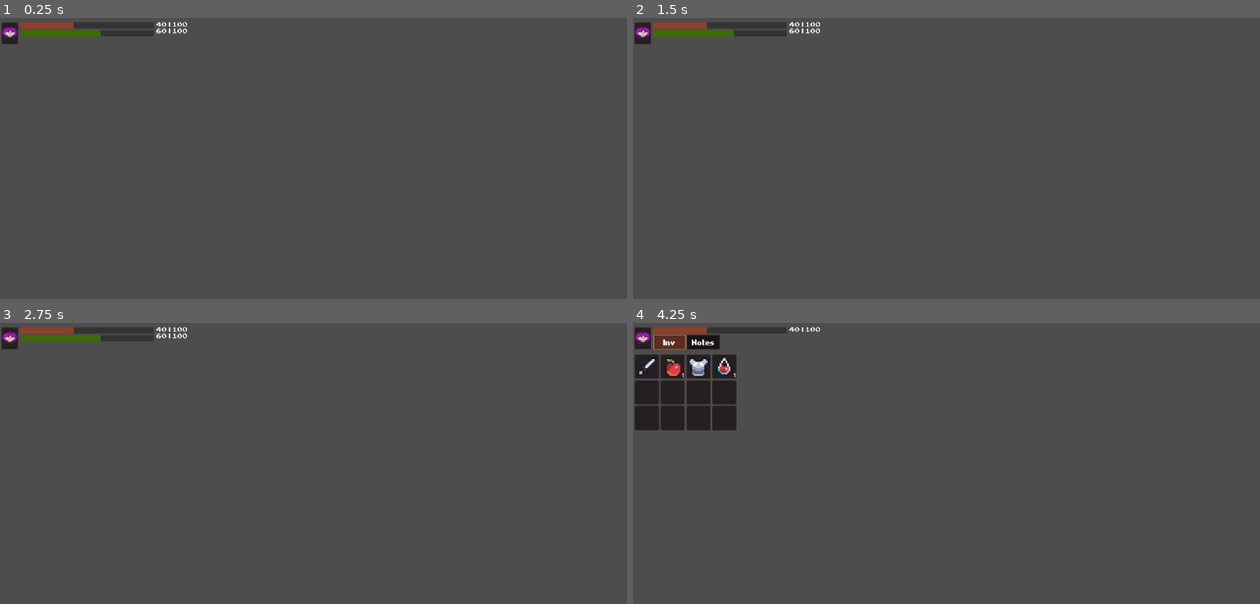
Above: before the commit, frames 1-4 (two rows, left to right).
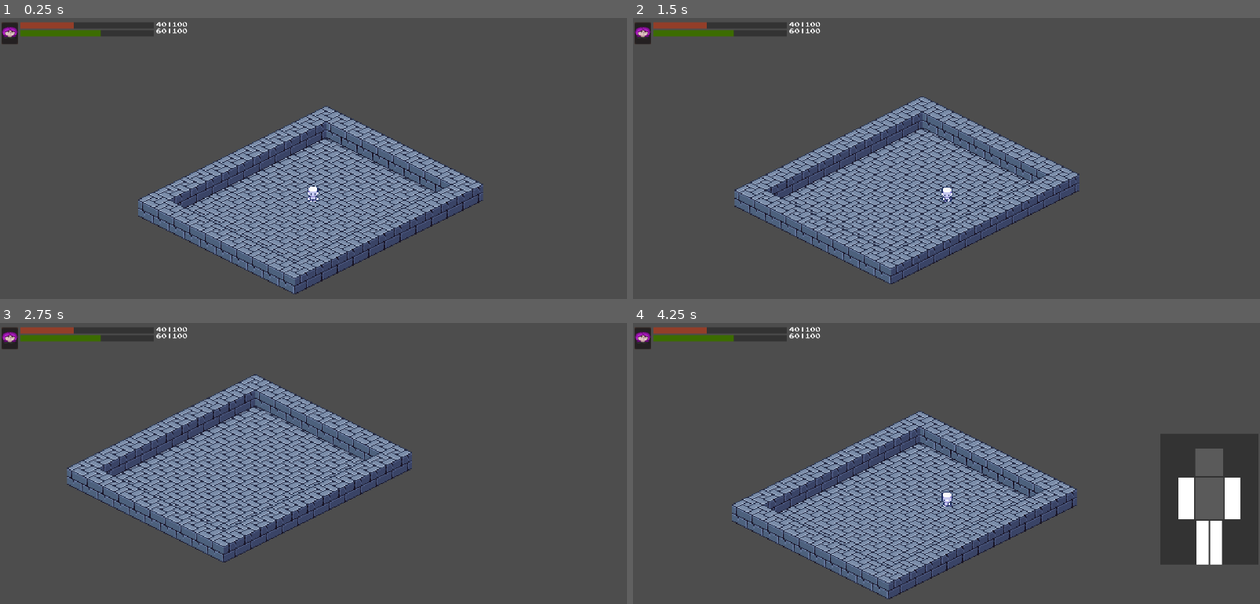
Above: after the commit, the same moments.

Repository: yeszvq/podval2_demo
Game: Godot game, scene res://scene/game/level/test_level.tscn
Two runs of this game, one before a commit and one after it. Both use one fixed random seed, a clock stepped at 60 frames per second and the inputs below.
Inputs (mouse positions are in pixels of both pictures, inside the frame that each line leads up to):
- Up to frame 1 (0.25 s): no input
- Up to frame 2 (1.5 s): tap Enter at 0.5 s; move the mouse to (1084, 175) at 0.52 s; press the mouse at (1084, 175) at 0.53 s; hold D (right) 0.53-1.28 s; move the mouse to (821, 211) at 1.27 s; release the mouse at (821, 211) at 1.28 s; hold S (down) from 1.28 s (still down); tap E (action_e) at 1.35 s
- Up to frame 3 (2.75 s): click (188, 516) at 1.55 s; move the mouse to (376, 421) at 2.02 s; release S (down) at 2.03 s; press the mouse at (376, 421) at 2.03 s; hold D (right) from 2.03 s (still down)
- Up to frame 4 (4.25 s): move the mouse to (915, 570) at 2.77 s; release D (right) at 2.78 s; release the mouse at (915, 570) at 2.78 s; hold W (up) 2.78-3.53 s; tap Tab (open_invetory) at 2.85 s; click (915, 570) at 3.05 s; move the mouse to (1134, 553) at 3.52 s; hold A (left) from 3.53 s (still down); hold Right mouse button (right_mouse) from 3.53 s (still down); click (1134, 553) at 3.8 s; tap H (open_part_menu, bound only after the commit) at 4.15 s

The runs differ from the first frame. In frame 1, 19% of the frame differs, in the area x 22-78%, y 31-99%; in frame 2, 19%; in frame 3, 19%; in frame 4, 30%, in the area x 0-100%, y 3-99%.

Commit message:
Новая вкладка для взаимодействия с частями тела
Сделал внешний вид вкладки, а так же прописал её открытие и закрытие.

Diff:
--- a/project.godot
+++ b/project.godot
@@ -82,6 +82,11 @@
 "events": [Object(InputEventMouseButton,"resource_local_to_scene":false,"resource_name":"","device":-1,"window_id":0,"a …(253 unchanged characters)…
 ]
 }
+open_part_menu={
+"deadzone": 0.5,
+"events": [Object(InputEventKey,"resource_local_to_scene":false,"resource_name":"","device":-1,"window_id":0,"alt_pressed":false,"shift_pressed":false,"ctrl_pressed":false,"meta_pressed":false,"pressed":false,"keycode":0,"physical_keycode":72,"key_label":0,"unicode":104,"echo":false,"script":null)
+]
+}
 
 [layer_names]
 
--- a/scene/game/level/test_level.tscn
+++ b/scene/game/level/test_level.tscn
@@ -13,6 +13,10 @@
 [ext_resource type="FontFile" uid="uid://dd24tgr863681" path="res://assets/font/bitcell_memesbruh03.ttf" id="9_jd0m0"]
 [ext_resource type="PackedScene" uid="uid://beafq4imka17d" path="res://scene/game/items/apple.tscn" id="11_s5wqk"]
 [ext_resource type="PackedScene" uid="uid://cluxielsa6noc" path="res://scene/menu/inventory_ui/note_button_this.tscn" id="12_ck11r"]
+[ext_resource type="Texture2D" uid="uid://cp4c3vu1a12jk" path="res://assets/sprite/ui/human_part/head_part.png" id="13_qgxu8"]
+[ext_resource type="Texture2D" uid="uid://dcr83c2qbb8n2" path="res://assets/sprite/ui/human_part/arm_part.png" id="14_57pgf"]
+[ext_resource type="Texture2D" uid="uid://ctyv6h4dq7gi8" path="res://assets/sprite/ui/human_part/body_part.png" id="15_sq6fb"]
+[ext_resource type="Texture2D" uid="uid://b1w8k7ye2r8tu" path="res://assets/sprite/ui/human_part/leg_part.png" id="16_7kt8k"]
 
 [sub_resource type="TileSetAtlasSource" id="TileSetAtlasSource_3d2jg"]
 texture = ExtResource("1_t7mr3")
@@ -185,12 +189,14 @@
 [sub_resource type="StyleBoxFlat" id="StyleBoxFlat_fs8tr"]
 bg_color = Color(0, 0, 0, 0)
 
+[sub_resource type="StyleBoxFlat" id="StyleBoxFlat_tqa4h"]
+bg_color = Color(0.6, 0.6, 0.6, 0)
+
 [node name="test_level" type="Node2D"]
 y_sort_enabled = true
 metadata/_edit_vertical_guides_ = [-232.0]
 
 [node name="TileMap" type="TileMap" parent="."]
-visible = false
 y_sort_enabled = true
 position = Vector2(0, -7)
 tile_set = SubResource("TileSet_3sp4n")
@@ -208,7 +214,6 @@
 script = ExtResource("2_xkvuo")
 
 [node name="player" parent="." instance=ExtResource("2_pdvt1")]
-visible = false
 position = Vector2(35, 43)
 
 [node name="CanvasLayer" type="CanvasLayer" parent="."]
@@ -287,6 +292,7 @@
 show_percentage = false
 
 [node name="buttons_typemenu" type="HBoxContainer" parent="CanvasLayer/HUD/MarginContainer/VBoxContainer/header/VBoxContainer"]
+visible = false
 layout_mode = 2
 
 [node name="typemenu_inv" type="TextureButton" parent="CanvasLayer/HUD/MarginContainer/VBoxContainer/header/VBoxContainer/buttons_typemenu" groups=["typemenu"]]
@@ -755,6 +761,101 @@
 horizontal_alignment = 1
 vertical_alignment = 1
 
+[node name="PanelContainer" type="PanelContainer" parent="CanvasLayer/HUD/MarginContainer"]
+visible = false
+layout_mode = 2
+theme_override_styles/panel = SubResource("StyleBoxFlat_tqa4h")
+
+[node name="VBoxContainer" type="VBoxContainer" parent="CanvasLayer/HUD/MarginContainer/PanelContainer"]
+layout_mode = 2
+
+[node name="Control" type="Control" parent="CanvasLayer/HUD/MarginContainer/PanelContainer/VBoxContainer"]
+layout_mode = 2
+size_flags_vertical = 3
+
+[node name="HBoxContainer" type="HBoxContainer" parent="CanvasLayer/HUD/MarginContainer/PanelContainer/VBoxContainer"]
+layout_mode = 2
+
+[node name="Control" type="Control" parent="CanvasLayer/HUD/MarginContainer/PanelContainer/VBoxContainer/HBoxContainer"]
+layout_mode = 2
+size_flags_horizontal = 3
+
+[node name="ColorRect" type="ColorRect" parent="CanvasLayer/HUD/MarginContainer/PanelContainer/VBoxContainer/HBoxContainer"]
+custom_minimum_size = Vector2(300, 400)
+layout_mode = 2
+color = Color(0.2, 0.2, 0.2, 1)
+
+[node name="part_tab" type="VBoxContainer" parent="CanvasLayer/HUD/MarginContainer/PanelContainer/VBoxContainer/HBoxContainer/ColorRect"]
+layout_mode = 1
+anchors_preset = 15
+anchor_right = 1.0
+anchor_bottom = 1.0
+grow_horizontal = 2
+grow_vertical = 2
+
+[node name="HBoxContainer" type="HBoxContainer" parent="CanvasLayer/HUD/MarginContainer/PanelContainer/VBoxContainer/HBoxContainer/ColorRect/part_tab"]
+layout_mode = 2
+size_flags_vertical = 3
+
+[node name="Control" type="Control" parent="CanvasLayer/HUD/MarginContainer/PanelContainer/VBoxContainer/HBoxContainer/ColorRect/part_tab/HBoxContainer"]
+layout_mode = 2
+size_flags_horizontal = 3
+
+[node name="TextureRect" type="TextureRect" parent="CanvasLayer/HUD/MarginContainer/PanelContainer/VBoxContainer/HBoxContainer/ColorRect/part_tab/HBoxContainer"]
+modulate = Color(0.352941, 0.352941, 0.352941, 1)
+layout_mode = 2
+size_flags_horizontal = 6
+size_flags_vertical = 8
+texture = ExtResource("13_qgxu8")
+stretch_mode = 2
+
+[node name="Control2" type="Control" parent="CanvasLayer/HUD/MarginContainer/PanelContainer/VBoxContainer/HBoxContainer/ColorRect/part_tab/HBoxContainer"]
+layout_mode = 2
+size_flags_horizontal = 3
+
+[node name="HBoxContainer2" type="HBoxContainer" parent="CanvasLayer/HUD/MarginContainer/PanelContainer/VBoxContainer/HBoxContainer/ColorRect/part_tab"]
+layout_mode = 2
+size_flags_vertical = 3
+
+[node name="TextureRect3" type="TextureRect" parent="CanvasLayer/HUD/MarginContainer/PanelContainer/VBoxContainer/HBoxContainer/ColorRect/part_tab/HBoxContainer2" groups=["part_human_texture"]]
+layout_mode = 2
+size_flags_horizontal = 10
+texture = ExtResource("14_57pgf")
+
+[node name="TextureRect" type="TextureRect" parent="CanvasLayer/HUD/MarginContainer/PanelContainer/VBoxContainer/HBoxContainer/ColorRect/part_tab/HBoxContainer2"]
+modulate = Color(0.352941, 0.352941, 0.352941, 1)
+layout_mode = 2
+texture = ExtResource("15_sq6fb")
+
+[node name="TextureRect2" type="TextureRect" parent="CanvasLayer/HUD/MarginContainer/PanelContainer/VBoxContainer/HBoxContainer/ColorRect/part_tab/HBoxContainer2" groups=["part_human_texture"]]
+layout_mode = 2
+size_flags_horizontal = 2
+texture = ExtResource("14_57pgf")
+
+[node name="HBoxContainer3" type="HBoxContainer" parent="CanvasLayer/HUD/MarginContainer/PanelContainer/VBoxContainer/HBoxContainer/ColorRect/part_tab"]
+layout_mode = 2
+size_flags_vertical = 3
+
+[node name="Control2" type="Control" parent="CanvasLayer/HUD/MarginContainer/PanelContainer/VBoxContainer/HBoxContainer/ColorRect/part_tab/HBoxContainer3"]
+layout_mode = 2
+size_flags_horizontal = 3
+
+[node name="TextureRect" type="TextureRect" parent="CanvasLayer/HUD/MarginContainer/PanelContainer/VBoxContainer/HBoxContainer/ColorRect/part_tab/HBoxContainer3" groups=["part_human_texture"]]
+layout_mode = 2
+texture = ExtResource("16_7kt8k")
+
+[node name="TextureRect2" type="TextureRect" parent="CanvasLayer/HUD/MarginContainer/PanelContainer/VBoxContainer/HBoxContainer/ColorRect/part_tab/HBoxContainer3" groups=["part_human_texture"]]
+layout_mode = 2
+texture = ExtResource("16_7kt8k")
+
+[node name="Control" type="Control" parent="CanvasLayer/HUD/MarginContainer/PanelContainer/VBoxContainer/HBoxContainer/ColorRect/part_tab/HBoxContainer3"]
+layout_mode = 2
+size_flags_horizontal = 3
+
+[node name="Control2" type="Control" parent="CanvasLayer/HUD/MarginContainer/PanelContainer/VBoxContainer"]
+layout_mode = 2
+size_flags_vertical = 3
+
 [node name="item_apple" parent="." instance=ExtResource("11_s5wqk")]
 visible = false
 z_index = 1
--- a/src/events.gd
+++ b/src/events.gd
@@ -6,3 +6,4 @@
 
 #работа с инветнатрём
 signal open_inventory
+signal open_part_menu
--- a/src/hero.gd
+++ b/src/hero.gd
@@ -76,7 +76,8 @@
 		Inventory.set_item(Global.items[names_item[1]])
 		area_loc.queue_free()
 		item_area = false
-
+	elif event.is_action_released("open_part_menu"):
+		Events.emit_signal("open_part_menu")
 func _physics_process(delta):
 	get_input()
 	move_and_slide()
--- a/src/ui_game/HUD.gd
+++ b/src/ui_game/HUD.gd
@@ -20,7 +20,8 @@
 var note_name
 var note_desc
 var scroll_vbox
-
+var part_hud
+var test
 
 #эти перменные нужны для корректировки выделения кнопок
 #в каждом из массивов 0 - typemenu 1 - typeslot
@@ -43,11 +44,14 @@
 	notes_shablon = $MarginContainer/VBoxContainer/notes_main/HBoxContainer/ColorRect/MarginContainer/HBoxContainer/notes_shablon
 	note_name = $MarginContainer/VBoxContainer/notes_main/HBoxContainer/ColorRect/MarginContainer/HBoxContainer/notes_shablon/HBoxContainer/note_name
 	note_desc = $MarginContainer/VBoxContainer/notes_main/HBoxContainer/ColorRect/MarginContainer/HBoxContainer/notes_shablon/ColorRect2/MarginContainer/note_desc
+	part_hud = $MarginContainer/PanelContainer
+	test = $MarginContainer/VBoxContainer
 	#вызов функций при старте
 	hide_menu_inv()
 
 	#подключение сигналов
 	Events.connect("open_inventory", open_button)
+	Events.connect("open_part_menu", open_part_menu)
 	button_back_notes.gui_input.connect(button_back_notes_action)
 
 	for i in get_tree().get_nodes_in_group("typemenu"):
@@ -62,6 +66,15 @@
 	for i in get_tree().get_nodes_in_group("notes_button"):
 		i.gui_input.connect(note_button.bind(i))
 
+	for i in get_tree().get_nodes_in_group("part_human_texture"):
+		i.gui_input.connect(part_button.bind(i))
+
+#481c15
+#ffffff
+func part_button(event, name):
+	if event is InputEventMouseButton:
+		if event.is_action_pressed("left_mouse"):
+			name.modulate = Color.WEB_MAROON
 
 #функция для добавления новых строчек записей
 func add_new_note():
@@ -175,6 +188,7 @@
 	pain_bar.visible = false
 	pain_bar_text.visible = false
 	notes_main.visible = false
+	part_hud.visible = false
 
 #функция подгрузки данных из глобального скрипта Inventory и изменение ItemSlot под это
 func generateItemsGrid():
@@ -204,3 +218,15 @@
 		$MarginContainer/VBoxContainer/header/VBoxContainer/buttons_typemenu/typemenu_inv.texture_normal = focus_texture[0]
 		previous_button[0] = $MarginContainer/VBoxContainer/header/VBoxContainer/buttons_typemenu/typemenu_inv
 		generateItemsGrid()
+
+func open_part_menu():
+	if part_hud.visible == true:
+		part_hud.visible = false
+	else:
+		notes_main.visible = false
+		buttons_typemenu.visible = false
+		all_grid_inv.visible = false
+		pain_bar.visible = true
+		pain_bar_text.visible = true
+		part_hud.visible = true
+	pass
Binary file added: assets/sprite/ui/human_part/arm_part.png
Not shown, added: assets/sprite/ui/human_part/arm_part.png.import
Binary file added: assets/sprite/ui/human_part/body_part.png
Not shown, added: assets/sprite/ui/human_part/body_part.png.import
Binary file added: assets/sprite/ui/human_part/head_part.png
Not shown, added: assets/sprite/ui/human_part/head_part.png.import
Binary file added: assets/sprite/ui/human_part/leg_part.png
Not shown, added: assets/sprite/ui/human_part/leg_part.png.import
Not shown: 1 places in scene/game/level/test_level.tscn that only renumber resources
